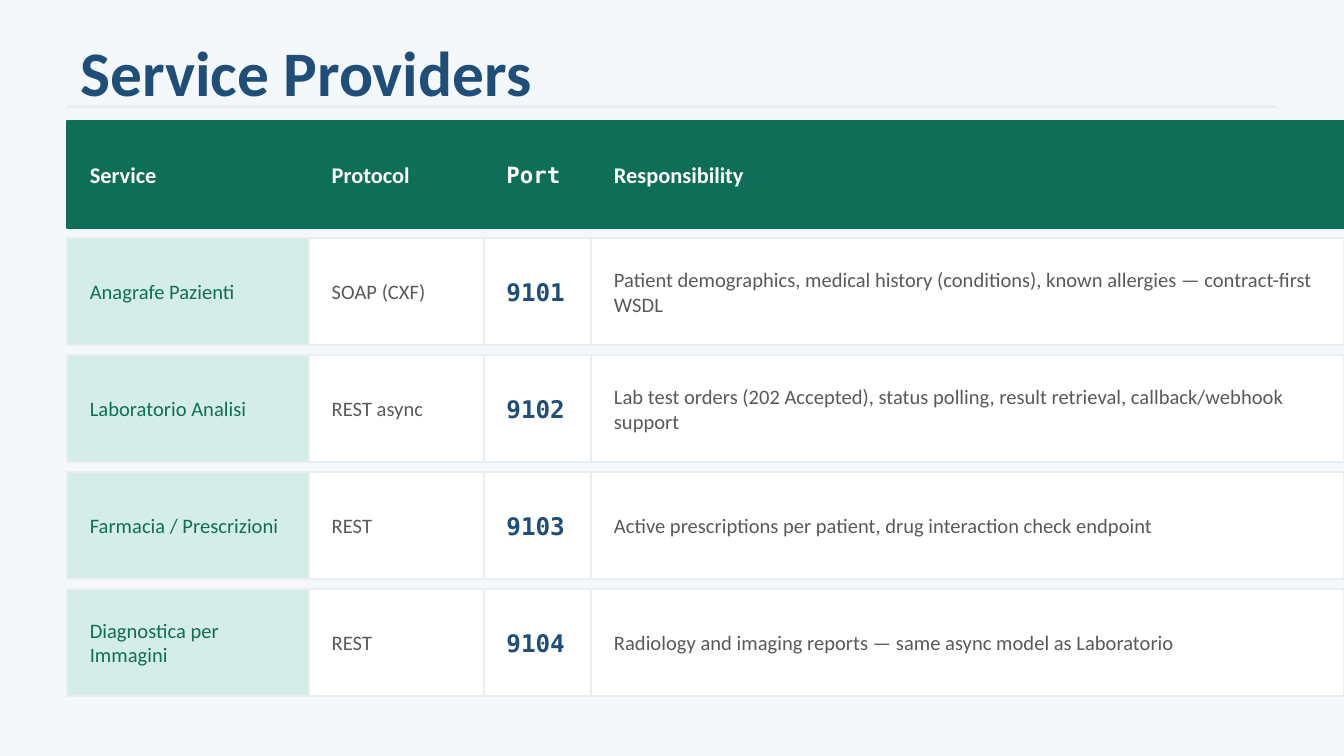
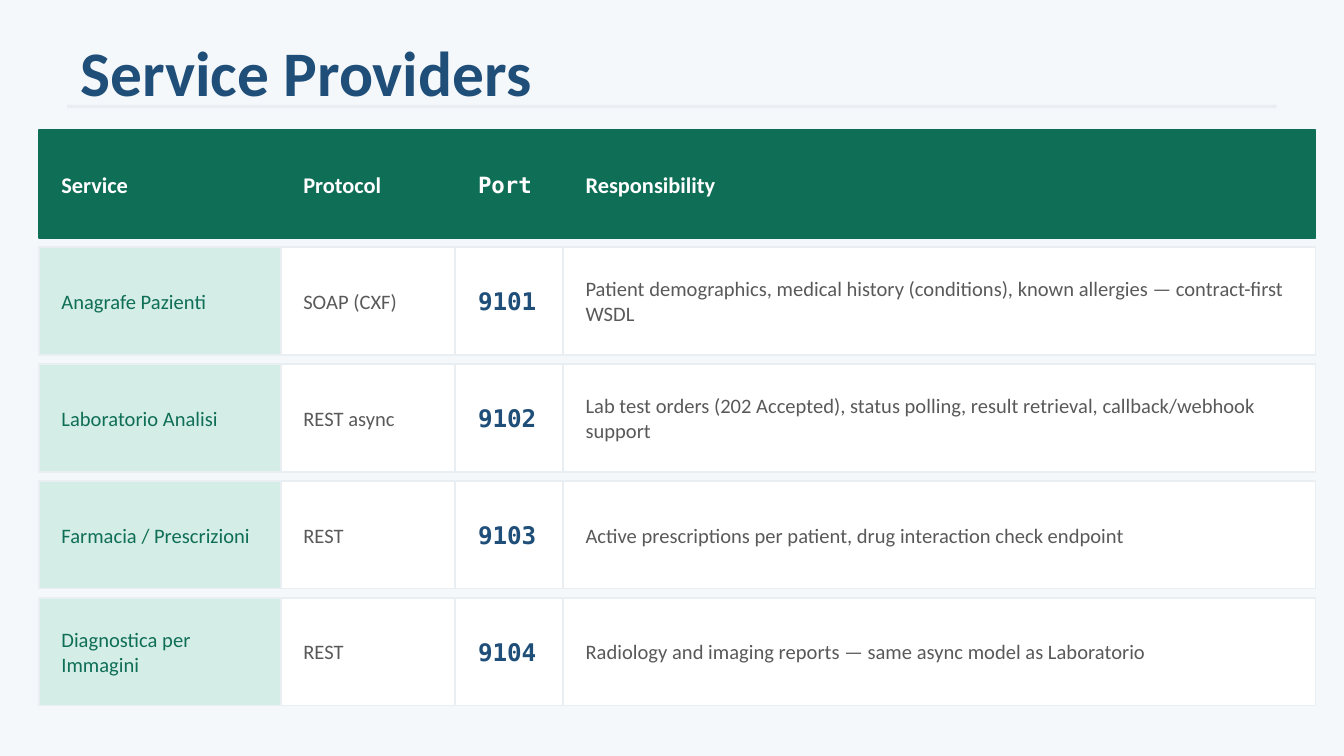
Before and after one commit to ediscota/Healthsoa, a slide deck: slide 8 of docs/HealthSOA_Presentation.pptx. Drawn at 1344x756 pixels with LibreOffice and Linux fonts; fonts in the diff are those of the drawing. Boxes give left, top, right and bottom in pixels: in the first picture for what was removed or moved away, otherwise in the second. Text is boxed around its words. In the diff, an @@ line names an element or a change of style, - is before the commit and + after.

```diff
--- a/docs/HealthSOA_Presentation.pptx
+++ b/docs/HealthSOA_Presentation.pptx
@@ 20 texts, 20 rectangles: place and size @@
-20 texts, 20 rectangles at [67,121,1344,696]
+20 texts, 20 rectangles at [39,130,1316,706]
```
Also in this commit, not shown: 1 other slide changed, 3 slides added, 3 slides removed.
